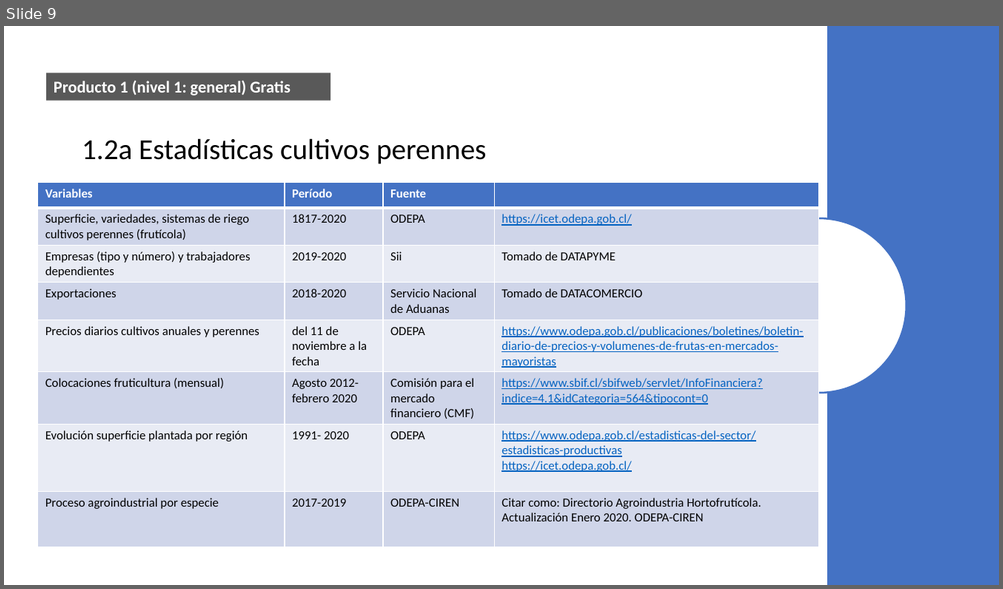
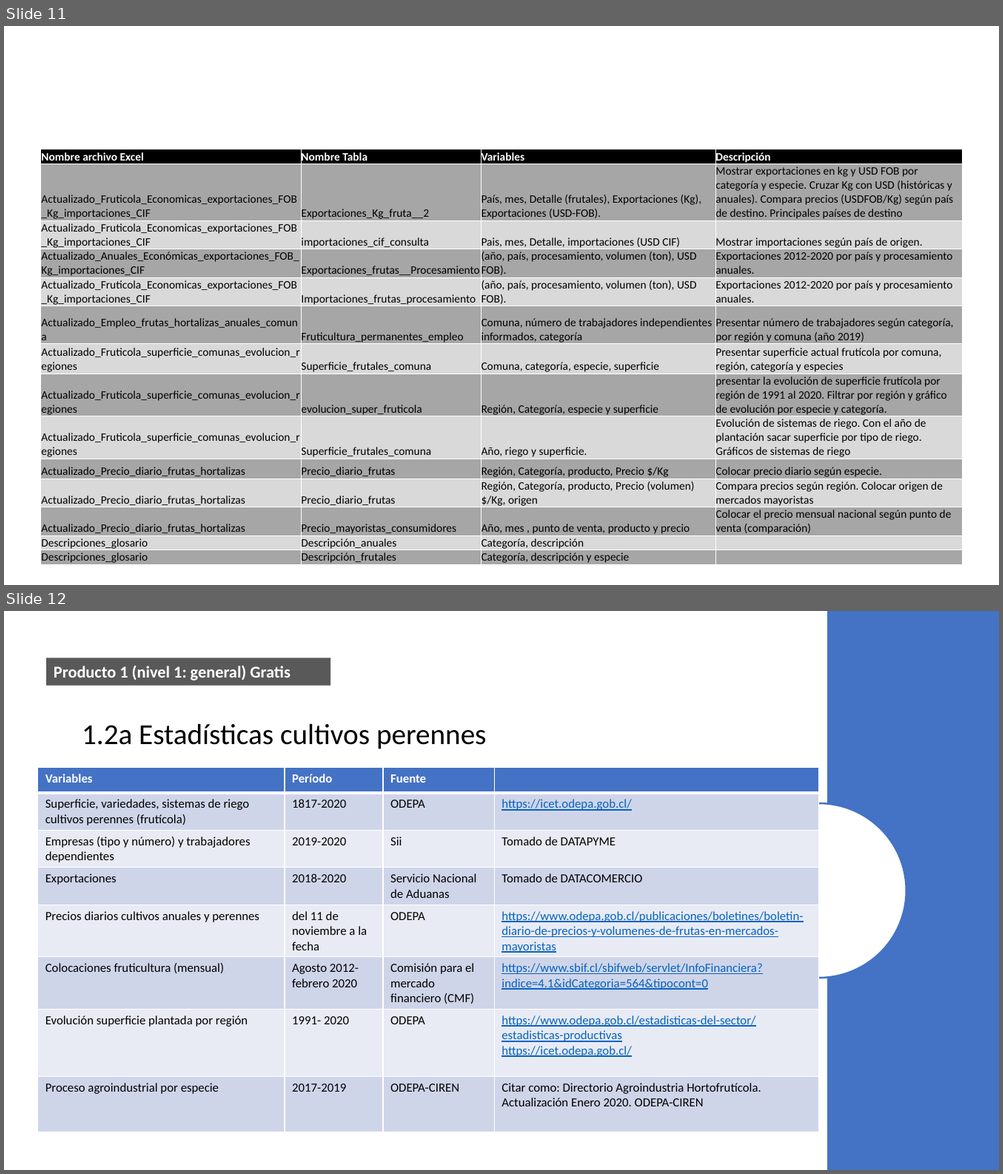
Before and after one commit to Sud-Austral/DATA-AGRO, a slide deck: Repositorio Agricultura/Para power bi/Chile/Agricola/Power Bi (variables a mostrar).pptx. Shown one above the other, each under a label of ours: slide 9 before the commit, slides 11 and 12 after it. The pictures are 1003x589 and 1003x1174 pixels, drawn with LibreOffice and Linux fonts; fonts in the diff are those of the drawing. Boxes give left, top, right and bottom in pixels: in the first picture for what was removed or moved away, otherwise in the second. Text is boxed around its words. In the diff, an @@ line names an element or a change of style, - is before the commit and + after.

```diff
--- a/Repositorio Agricultura/Para power bi/Chile/Agricola/Power Bi (variables a mostrar).pptx
+++ b/Repositorio Agricultura/Para power bi/Chile/Agricola/Power Bi (variables a mostrar).pptx
@@ slide 11 added at <box>4,26,999,585</box>, background #FFFFFF @@
@@ table added at <box>41,149,962,568</box>, 14 rows, 4 columns @@
+Nombre archivo Excel | Nombre Tabla | Variables | Descripción
+Actualizado_Fruticola_Economicas_exportaciones_FOB_Kg_importaciones_CIF | Exportaciones_Kg_fruta__2 | País, mes, Detalle (frutales), Exportaciones (Kg), Exportaciones (USD-FOB). | Mostrar exportaciones en kg y USD FOB por categoría y especie. Cruzar Kg con USD (históricas y anuales). Compara precios (USDFOB/Kg) según país de destino. Principales países de destino
+Actualizado_Fruticola_Economicas_exportaciones_FOB_Kg_importaciones_CIF | importaciones_cif_consulta | Pais, mes, Detalle, importaciones (USD CIF) | Mostrar importaciones según país de origen.
+Actualizado_Anuales_Económicas_exportaciones_FOB_Kg_importaciones_CIF | Exportaciones_frutas__Procesamiento | (año, país, procesamiento, volumen (ton), USD FOB). | Exportaciones 2012-2020 por país y procesamiento anuales.
+Actualizado_Fruticola_Economicas_exportaciones_FOB_Kg_importaciones_CIF | Importaciones_frutas_procesamiento | (año, país, procesamiento, volumen (ton), USD FOB). | Exportaciones 2012-2020 por país y procesamiento anuales.
+Actualizado_Empleo_frutas_hortalizas_anuales_comuna | Fruticultura_permanentes_empleo | Comuna, número de trabajadores independientes informados, categoría | Presentar número de trabajadores según categoría, por región y comuna (año 2019)
+Actualizado_Fruticola_superficie_comunas_evolucion_regiones | Superficie_frutales_comuna | Comuna, categoría, especie, superficie | Presentar superficie actual frutícola por comuna, región, categoría y especies
+Actualizado_Fruticola_superficie_comunas_evolucion_regiones | evolucion_super_fruticola | Región, Categoría, especie y superficie | presentar la evolución de superficie frutícola por región de 1991 al 2020. Filtrar por región y gráfico de evolución por especie y categoría.
+Actualizado_Fruticola_superficie_comunas_evolucion_regiones | Superficie_frutales_comuna | Año, riego y superficie. | Evolución de sistemas de riego. Con el año de plantación sacar superficie por tipo de riego. Gráficos de sistemas de riego
+Actualizado_Precio_diario_frutas_hortalizas | Precio_diario_frutas | Región, Categoría, producto, Precio $/Kg | Colocar precio diario según especie.
+Actualizado_Precio_diario_frutas_hortalizas | Precio_diario_frutas | Región, Categoría, producto, Precio (volumen) $/Kg, origen | Compara precios según región. Colocar origen de mercados mayoristas
+Actualizado_Precio_diario_frutas_hortalizas | Precio_mayoristas_consumidores | Año, mes , punto de venta, producto y precio | Colocar el precio mensual nacional según punto de venta (comparación)
+Descripciones_glosario | Descripción_anuales | Categoría, descripción | 
+Descripciones_glosario | Descripción_frutales | Categoría, descripción y especie | 
@@ what was slide 9 is now slide 12 @@
```
Also in this commit, not shown: 5 slides changed, 4 other slides added, 1 slide removed, 7 other files.
